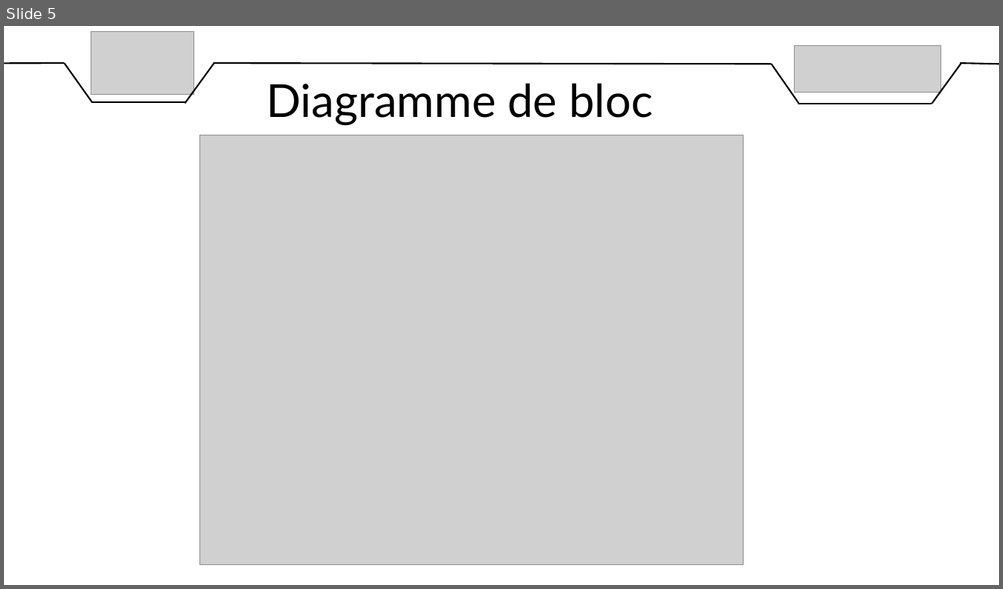
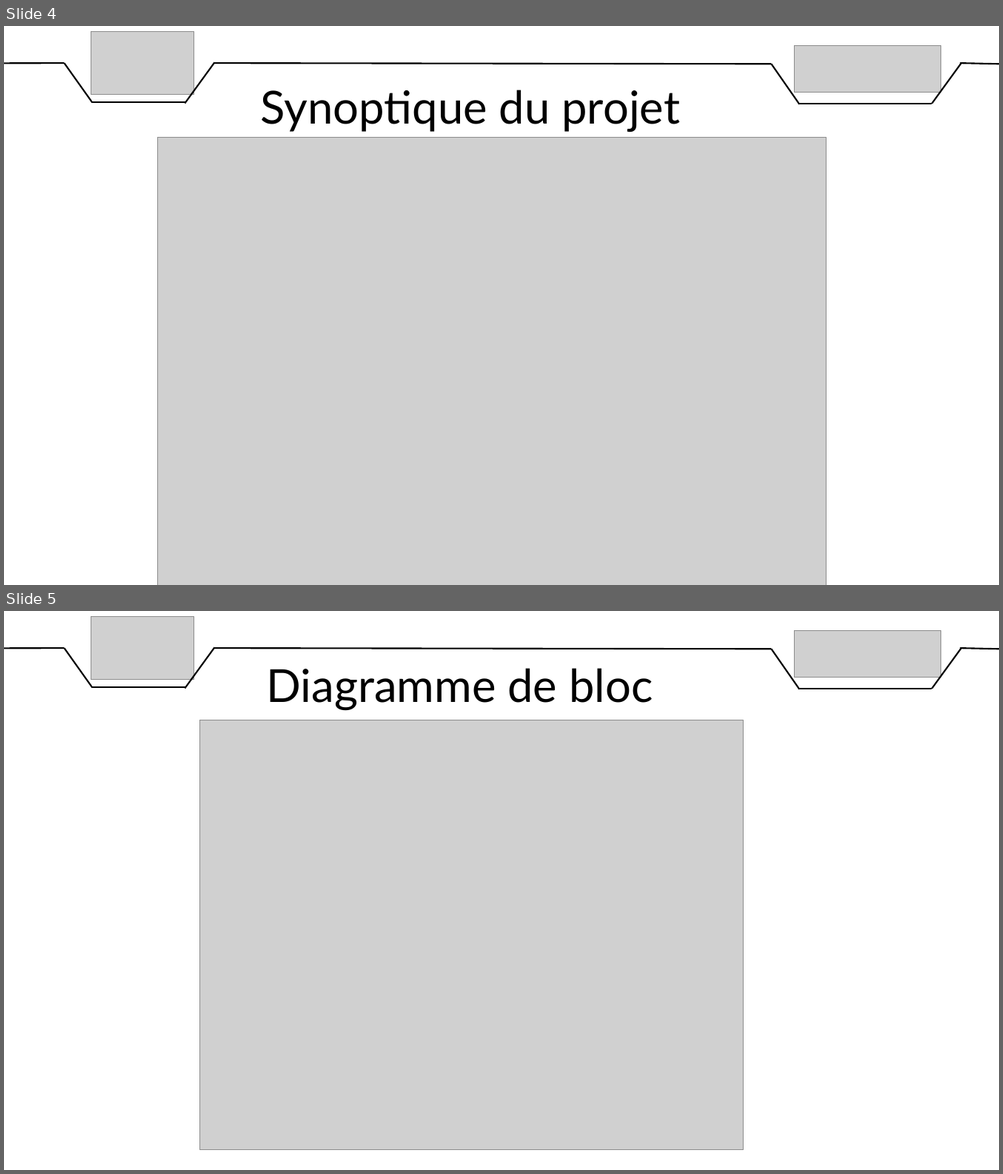
Before and after one commit to DylanChe/SupervisionSerre, a slide deck: oral_projet/revue_2/diaporama_revue_2_samuel.pptx. Shown one above the other, each under a label of ours: slide 5 before the commit, slides 4 and 5 after it. The pictures are 1003x589 and 1003x1174 pixels, drawn with LibreOffice and Linux fonts; fonts in the diff are those of the drawing; grey boxes stand for pictures. Boxes give left, top, right and bottom in pixels: in the first picture for what was removed or moved away, otherwise in the second. Text is boxed around its words. In the diff, an @@ line names an element or a change of style, - is before the commit and + after.

```diff
--- a/oral_projet/revue_2/diaporama_revue_2_samuel.pptx
+++ b/oral_projet/revue_2/diaporama_revue_2_samuel.pptx
@@ slide 4 added at (4, 26, 999, 585), background #FFFFFF @@
@@ picture added at (91, 31, 194, 95) @@
@@ picture added at (794, 45, 941, 92) @@
@@ line added from (4, 63) to (65, 63), #000000 1.5 pt @@
@@ line added from (65, 63) to (92, 103), #000000 1.5 pt @@
@@ line added from (214, 62) to (185, 104), #000000 1.5 pt @@
@@ line added from (213, 63) to (771, 64), #000000 1.5 pt @@
@@ line added from (771, 64) to (800, 104), #000000 1.5 pt @@
@@ line added from (962, 62) to (931, 104), #000000 1.5 pt @@
@@ line added from (960, 63) to (999, 64), #000000 1.5 pt @@
@@ text added at (261, 90, 680, 133), 44 pt, text #000000 @@
+Synoptique du projet
@@ line added from (92, 103) to (186, 103), #000000 1.5 pt @@
@@ line added from (800, 104) to (931, 104), #000000 1.5 pt @@
@@ picture added at (158, 137, 826, 585) @@
```
Also in this commit, not shown: 4 slides changed, 1 slide removed.
